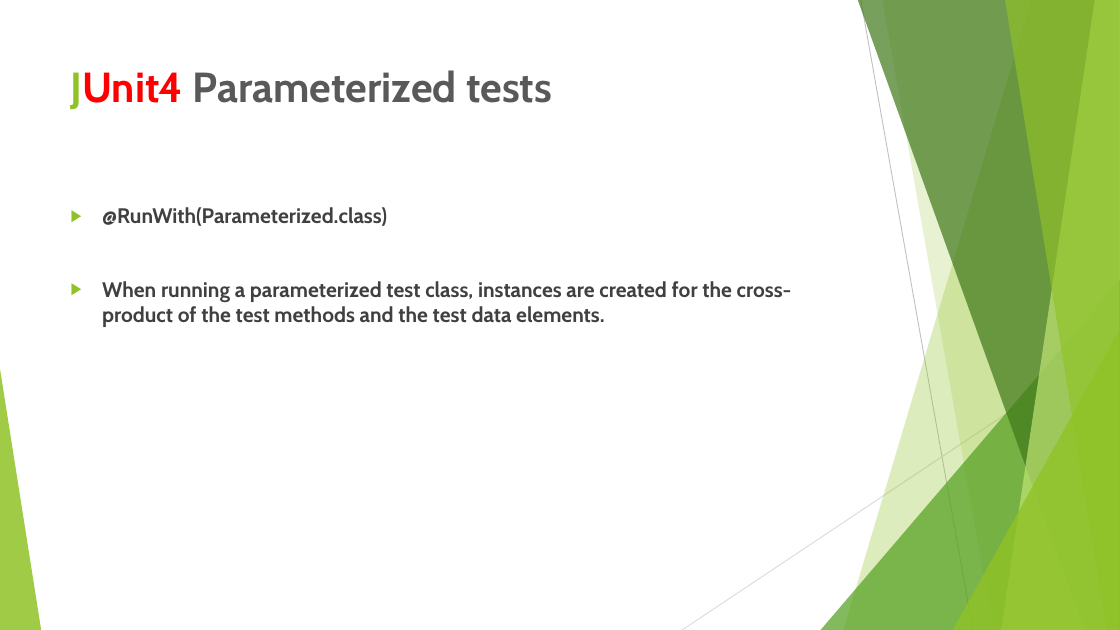
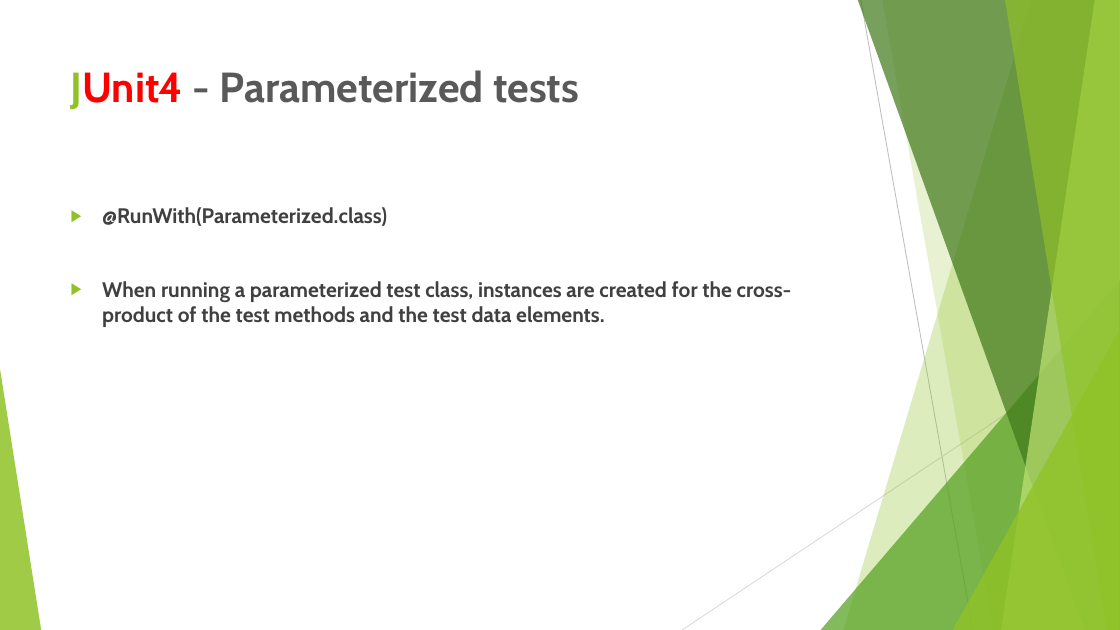
Before and after one commit to baryr/junit-samples, a slide deck: slide 9 of junit-features.pptx. Drawn at 1120x630 pixels with LibreOffice and Linux fonts; fonts in the diff are those of the drawing. Boxes give left, top, right and bottom in pixels: in the first picture for what was removed or moved away, otherwise in the second. Text is boxed around its words. In the diff, an @@ line names an element or a change of style, - is before the commit and + after.

Commit message:
Updated presentation

```diff
--- a/junit-features.pptx
+++ b/junit-features.pptx
@@ title at [71,70,579,110]: text changed @@
-JUnit4 Parameterized tests
+JUnit4 - Parameterized tests
```
Also in this commit, not shown: 15 other slides changed.
